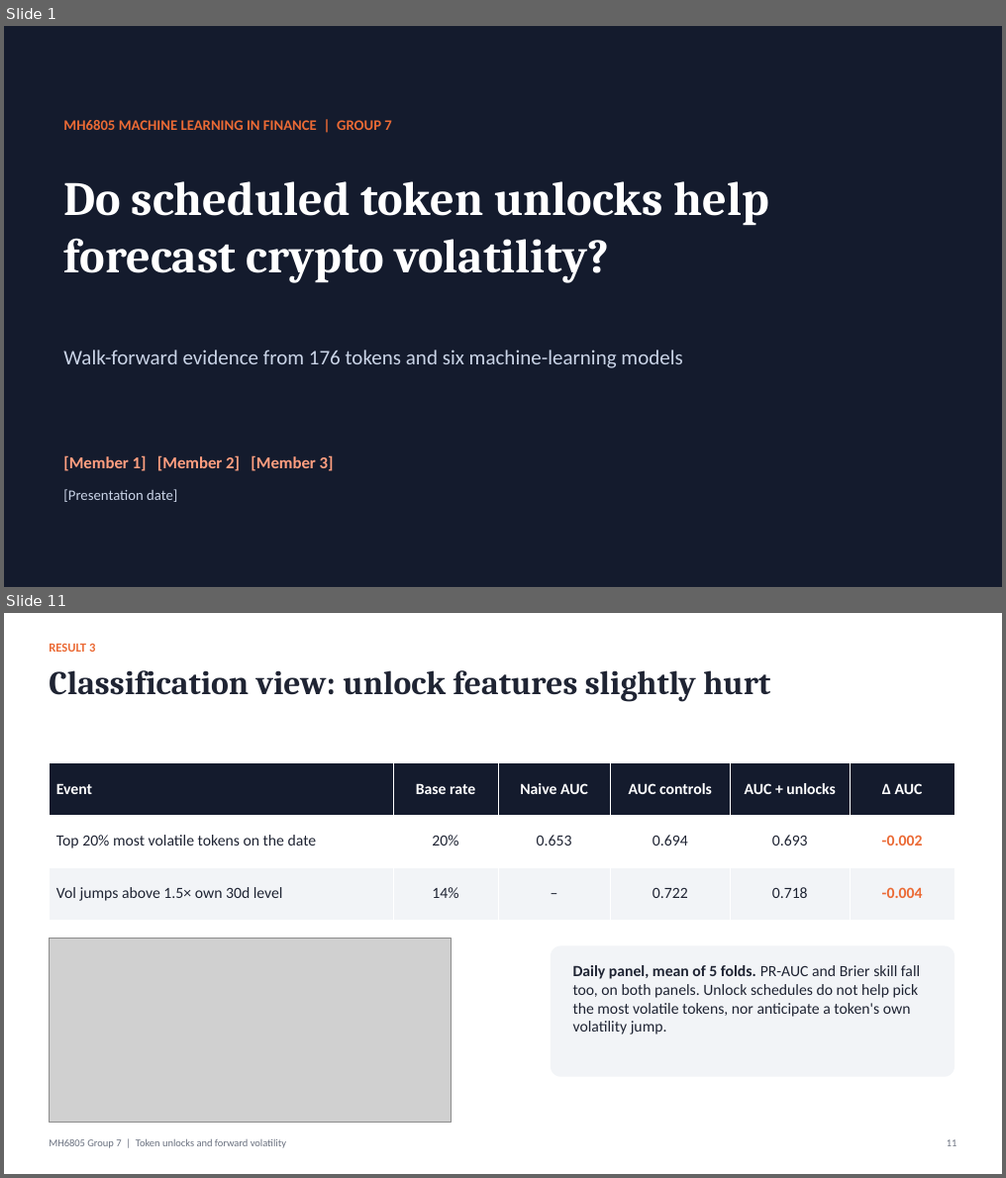
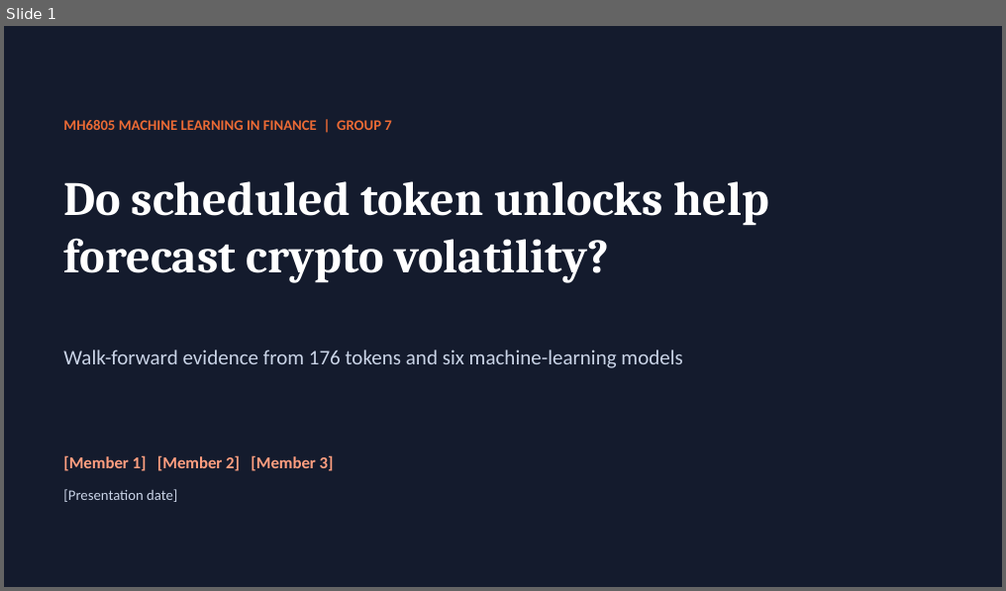
Before and after one commit to watersalamander/MH6805A-Project-Group7, a slide deck: report/Group7_Presentation_DRAFT.pptx. Shown one above the other, each under a label of ours: slides 1 and 11 before the commit, slide 1 after it; the slides between them are not shown. The pictures are 1006x1178 and 1006x591 pixels, drawn with LibreOffice and Linux fonts; fonts in the diff are those of the drawing; grey boxes stand for pictures. Boxes give left, top, right and bottom in pixels: in the first picture for what was removed or moved away, otherwise in the second. Text is boxed around its words. In the diff, an @@ line names an element or a change of style, - is before the commit and + after.

```diff
--- a/report/Group7_Presentation_DRAFT.pptx
+++ b/report/Group7_Presentation_DRAFT.pptx
@@ slide 11 removed at box(4, 613, 1002, 1174), background #FFFFFF @@
@@ text removed at box(49, 643, 95, 652) @@
-RESULT 3
@@ text removed at box(49, 670, 770, 702) @@
-Classification view: unlock features slightly hurt
@@ table removed at box(49, 762, 954, 920), 3 rows, 6 columns @@
-Event | Base rate | Naive AUC | AUC controls | AUC + unlocks | Δ AUC
-Top 20% most volatile tokens on the date | 20% | 0.653 | 0.694 | 0.693 | -0.002
-Vol jumps above 1.5× own 30d level | 14% | – | 0.722 | 0.718 | -0.004
@@ picture removed at box(49, 939, 451, 1122) @@
@@ rounded rectangle removed at box(550, 947, 954, 1077) @@
@@ text removed at box(573, 965, 920, 1035) @@
-Daily panel, mean of 5 folds. PR-AUC and Brier skill fall too, on both panels. Unlock schedules do not help pick the most volatile tokens, nor anticipate a token's own volatility jump.
@@ text removed at box(49, 1140, 286, 1149) @@
-MH6805 Group 7 | Token unlocks and forward volatility
@@ text removed at box(946, 1140, 957, 1147) @@
-11
```
Also in this commit, not shown: 11 slides changed, 4 other slides removed, 2 other files.
